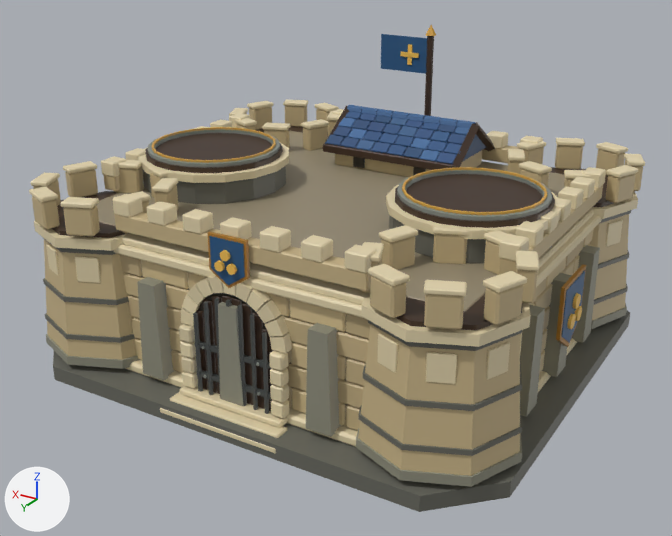
The glTF model assets/models/environment/heavy_fortress/base.glb as it was, and as the next commit left it.
One viewpoint serves both versions: a 50 mm lens placed at (-10.61, 18.3, 10.92), pointed at (-0.06, 0.71, 2.12). The axes (+X, +Y, +Z) are drawn at lower left. The lights are the same throughout. The picture after the commit comes second. Vertices at exactly the same position are counted once.

Names of what the first picture shows: 'Fabric', 'Metal', 'Roof', 'Stone', 'Timber'.
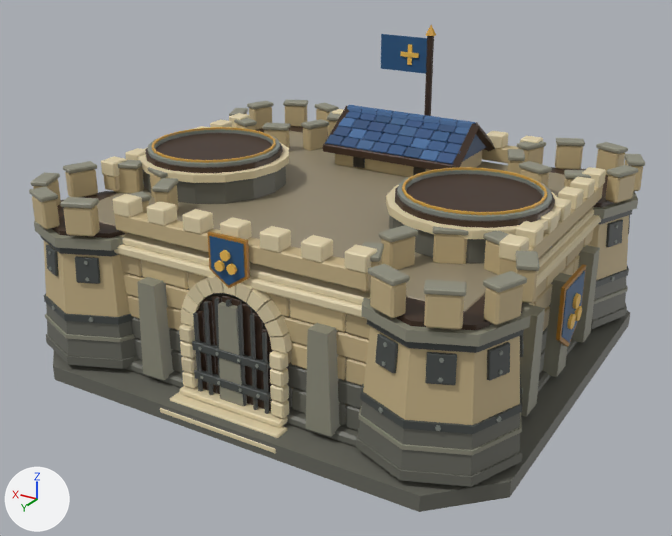
The change, as a diff of the scene's bpy script:
```diff
--- a/assets/models/environment/heavy_fortress/base.glb.py
+++ b/assets/models/environment/heavy_fortress/base.glb.py
@@ me_stone @@
 # used by ob_stone; location = (0.0, 0.0, 0.0)
-me_stone.from_pydata(...)  # 8414 vertices, 15402 faces; spans x -5.97..5.97, y -5.47..5.49, z 0.0..4.49
+me_stone.from_pydata(...)  # 7422 vertices, 13570 faces; spans x -5.97..5.97, y -5.47..5.49, z 0.0..4.49
+# me_stone part 1: 40 loose pieces with 1024 vertices, spanning x -5.86..5.86, y -5.3..5.3, z 2.05..3.32, are deleted
+# me_stone part 2
+# 64 faces are deleted
+# 64 vertices in x -5.93..5.93, y -5.38..5.38, z 1.14 move by (0.0, 0.0, 0.01)
+# 64 vertices move within x -5.93..5.93, y -5.38..5.38, z 1.25
+# 24 vertices are added at x -5.38..5.85, y -5.3..5.3, z 1.67
+# 8 new vertices lie (-0.47, 1.13, 0.0) away from vertices in x -5.38..5.85, y -4.83..3.7, z 1.67
+# 152 new faces join them
+# me_stone part 3: 4804 kept faces spanning x -5.97..5.97, y -5.42..5.42, z 0.36..4.43 get new vertex colours; the middle colour goes from beige #d1bc8e to dark grey #6c6c62
 me_stone.materials.append(mat_defaultmaterial)
@@ me_metal @@
 # used by ob_metal; location = (0.0, 0.0, 0.0)
-me_metal.from_pydata(...)  # 781 vertices, 1442 faces; spans x -5.72..5.72, y -4.33..4.9, z 0.56..7.19
-me_metal.materials.append(mat_defaultmaterial_002)
+me_metal.from_pydata(...)  # 3309 vertices, 5946 faces; spans x -5.89..5.89, y -5.34..5.34, z 0.56..7.19
+# me_metal part 4: 1232 vertices added at x -5.89..5.89, y 2.06..5.34, z 0.88..3.34
+# me_metal part 5: 508 vertices added at x -5.89..-2.61, y -5.34..-2.06, z 1.59..3.34
+# other edits to the shape of me_metal do not show in these pictures
+me_metal.materials.append(mat_defaultmaterial_001)
```

Pixel boxes [x1, y1, x2, y2] of what changed, in the pictures (672 x 536 px; the box of a moved part takes in the faces that stretch with it):
'Metal', reshaped (35% wider)
    before: [147, 25, 586, 414]
    after: [40, 25, 632, 434]
part 1 of me_stone, deleted (mostly hidden)
    before: [43, 210, 631, 411]
part 2 of me_stone, moved or reshaped
    before: [44, 214, 629, 476]
    after: [44, 215, 629, 476]
part 3 of me_stone, recoloured
    both: [29, 99, 645, 487]
part 4 of me_metal, added
    after: [40, 235, 524, 434]
part 5 of me_metal, added
    after: [595, 210, 632, 288]
